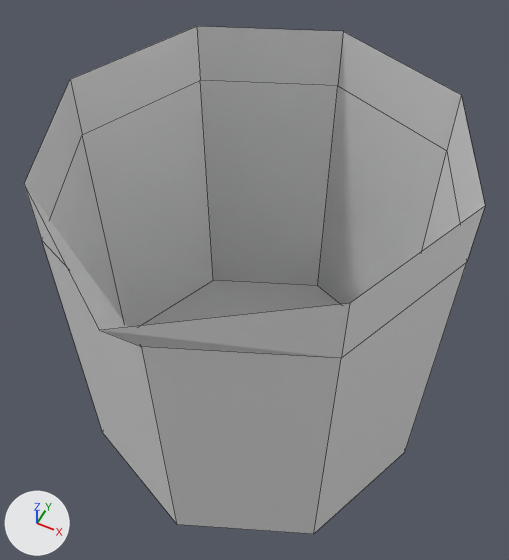
The Blender file Assets/3D object/Blender_hilut/beaker.blend as it was, and as the next commit left it.
The view is the same before and after, from a 50 mm camera at (1.12, -2.26, 2.88) aimed at (-0.01, -0.02, 0.08). The axes (+X, +Y, +Z) are drawn at lower left. The lights are the same throughout. Mesh edges are drawn as thin lines.
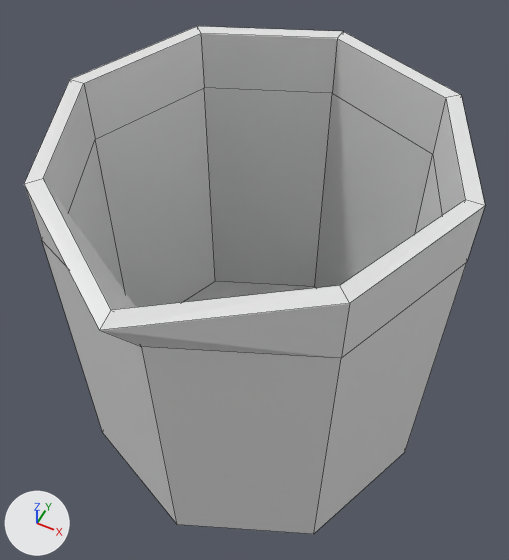
Commit message: beaker sisaosa fix

Boxes (x1, y1, x2, y2) around the edits, measured in the pictures (509 x 560 px):
```json
{"object": "Cylinder", "change": "modifiers changed", "before": [24, 26, 485, 534], "after": [24, 26, 485, 534]}
```

Edits to the scene script, one JSON object a line:
```json
{"op": "add", "block": "ob_cylinder", "code": "_m = ob_cylinder.modifiers.new('Solidify', 'SOLIDIFY')"}
{"op": "add", "block": "ob_cylinder", "code": "_m.thickness = 0.08"}
```
